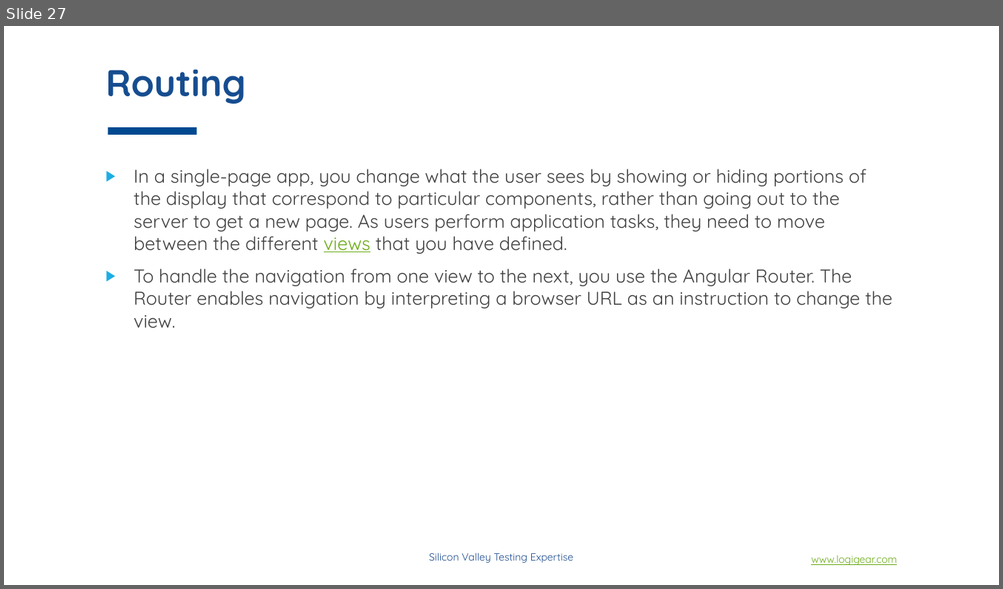
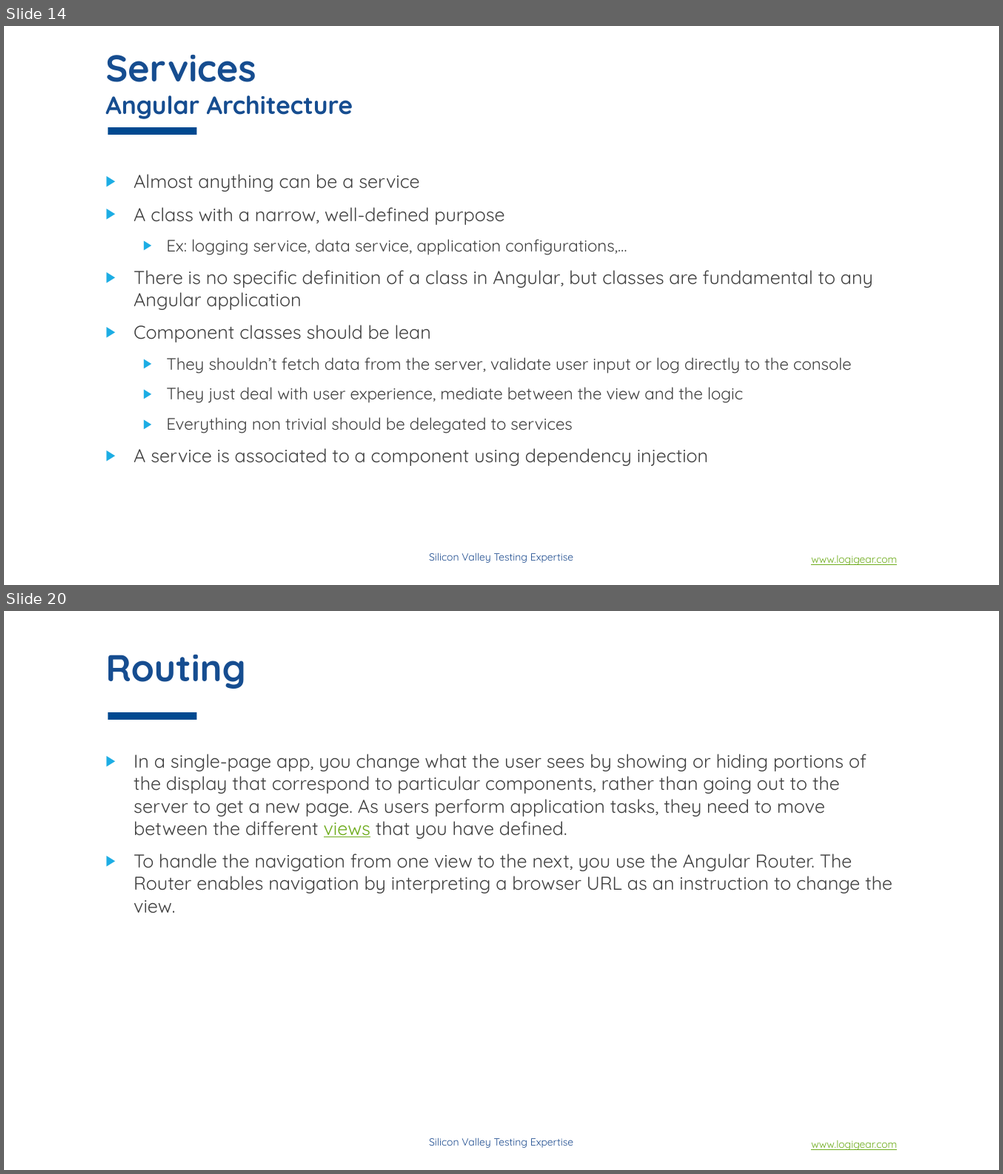
Before and after one commit to phongha1912/spring, a slide deck: doc/material/slides/section_2/Angular concepts.pptx. Shown one above the other, each under a label of ours: slide 27 before the commit, slides 14 and 20 after it; the slides between them are not shown. The pictures are 1003x589 and 1003x1174 pixels, drawn with LibreOffice and Linux fonts; fonts in the diff are those of the drawing; background and template pictures are left out. Boxes give left, top, right and bottom in pixels: in the first picture for what was removed or moved away, otherwise in the second. Text is boxed around its words. In the diff, an @@ line names an element or a change of style, - is before the commit and + after.

```diff
--- a/doc/material/slides/section_2/Angular concepts.pptx
+++ b/doc/material/slides/section_2/Angular concepts.pptx
@@ slide 14 added at (x1=4, y1=26, x2=999, y2=585), background #FFFFFF; not listed: 3 template elements that a slide beside it also shows @@
@@ title added at (x1=105, y1=54, x2=353, y2=119), 24 pt, text #164D90, bold @@
+Services
+Angular Architecture
@@ text added at (x1=134, y1=174, x2=873, y2=466), 16 pt, text #404040 @@
+▶ Almost anything can be a service
+▶ A class with a narrow, well-defined purpose
+  ▶ Ex: logging service, data service, application configurations,…
+▶ There is no specific definition of a class in Angular, but classes are fundamental to any Angular application
+▶ Component classes should be lean
+  ▶ They shouldn’t fetch data from the server, validate user input or log directly to the console
+  ▶ They just deal with user experience, mediate between the view and the logic
+  ▶ Everything non trivial should be delegated to services
+▶ A service is associated to a component using dependency injection
@@ what was slide 27 is now slide 20 @@
```
Also in this commit, not shown: 7 slides changed, 11 other slides added, 26 slides removed.
